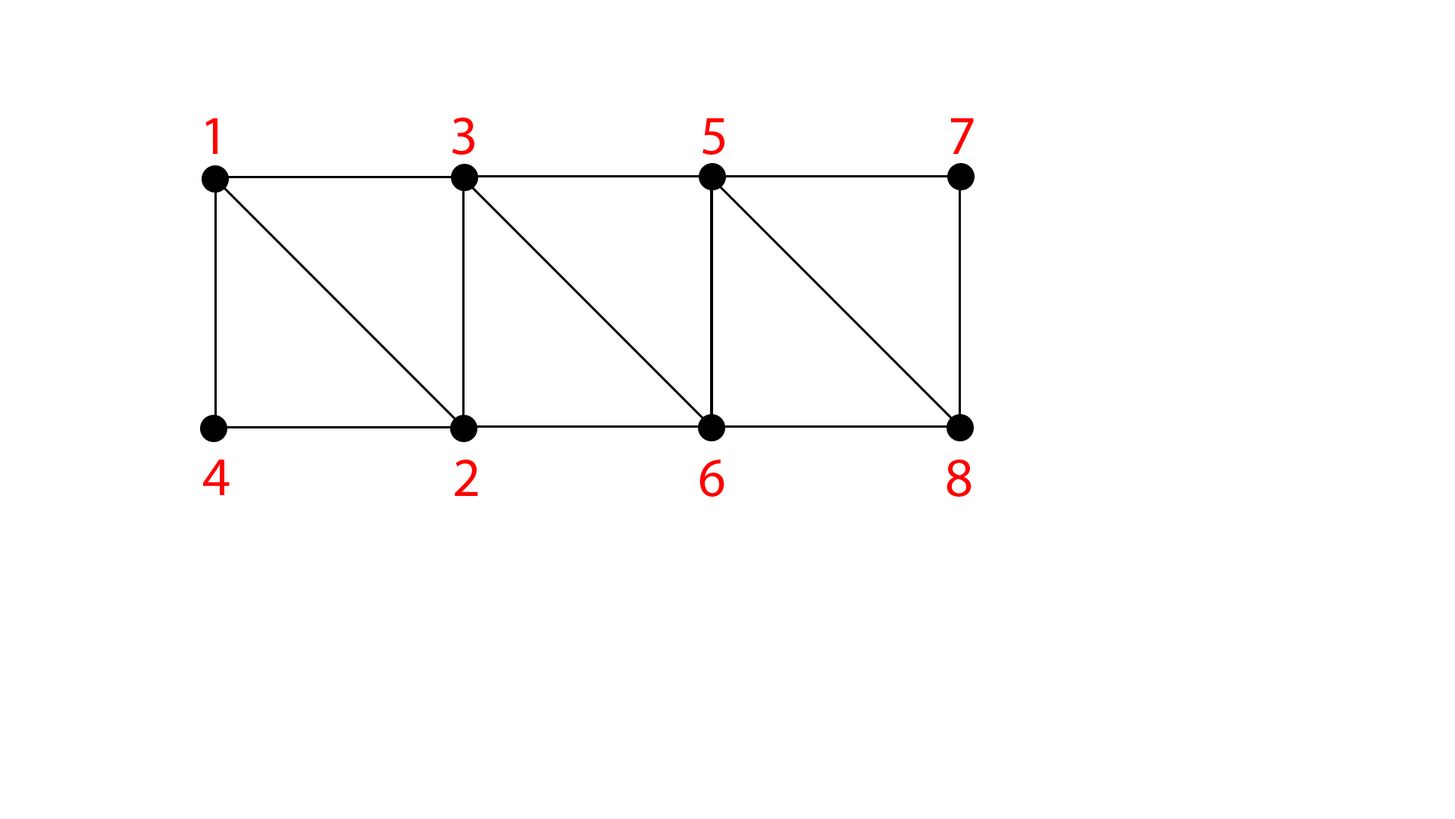
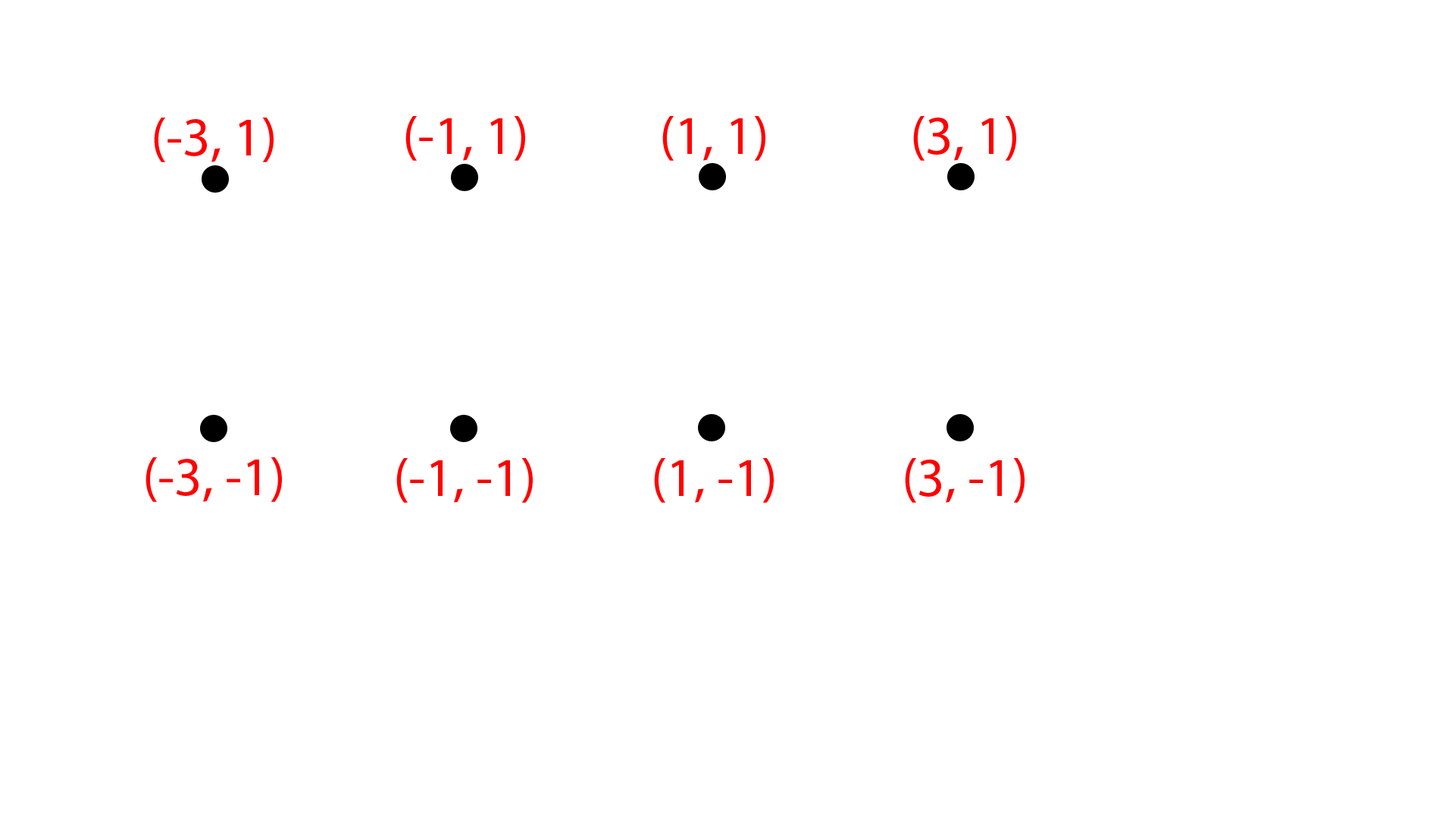
Layered file, before and after one edit (1455px x 819px). Changes by layer:
renamed "8" to "(3, -1)", painted on it over [905, 457, 1025, 503]
renamed "6" to "(1, -1)", painted on it over [654, 457, 774, 503]
renamed "4" to "(-3, -1)", painted on it over [145, 457, 282, 502]
renamed "7" to "(3, 1)", painted on it over [913, 115, 1017, 161]
renamed "5" to "(1, 1)", painted on it over [662, 115, 766, 161]
renamed "3" to "(-1, 1)", painted on it over [405, 115, 526, 161]
renamed "2" to "(-1, -1)", painted on it over [396, 457, 533, 503]
renamed "1" to "(-3, 1)", painted on it over [153, 117, 274, 163]
hid "Shape 3" (1st of 3, in "Box copy 2") over [710, 186, 960, 426]
hid "Shape 4 copy" (1st of 3, in "Box copy 2") over [710, 175, 962, 428]
hid "Shape 4" (1st of 3, in "Box copy 2") over [710, 175, 962, 428]
hid "Shape 3" (2nd of 3, in "Box copy") over [462, 187, 711, 426]
hid "Shape 4 copy" (2nd of 3, in "Box copy") over [462, 175, 713, 428]
hid "Shape 4" (2nd of 3, in "Box copy") over [462, 175, 713, 428]
hid "Shape 3" (3rd of 3, in "Box") over [214, 187, 464, 427]
hid "Shape 4 copy" (3rd of 3, in "Box") over [214, 175, 465, 429]
hid "Shape 4" (3rd of 3, in "Box") over [214, 175, 465, 429]
